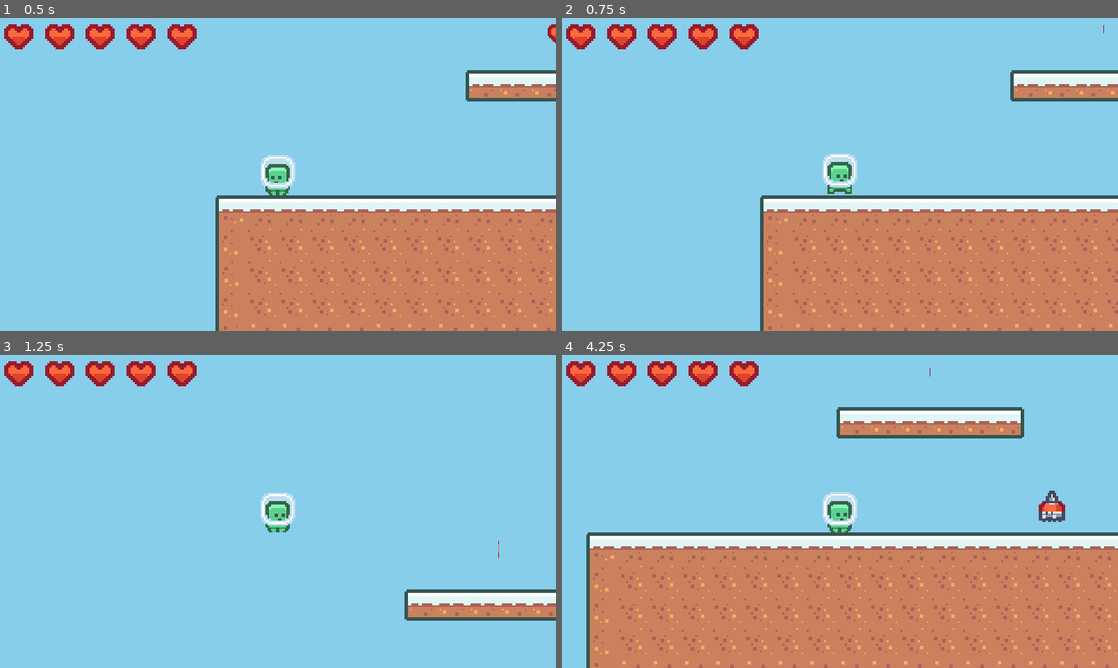
Above: before the commit, frames 1-4 (two rows, left to right).
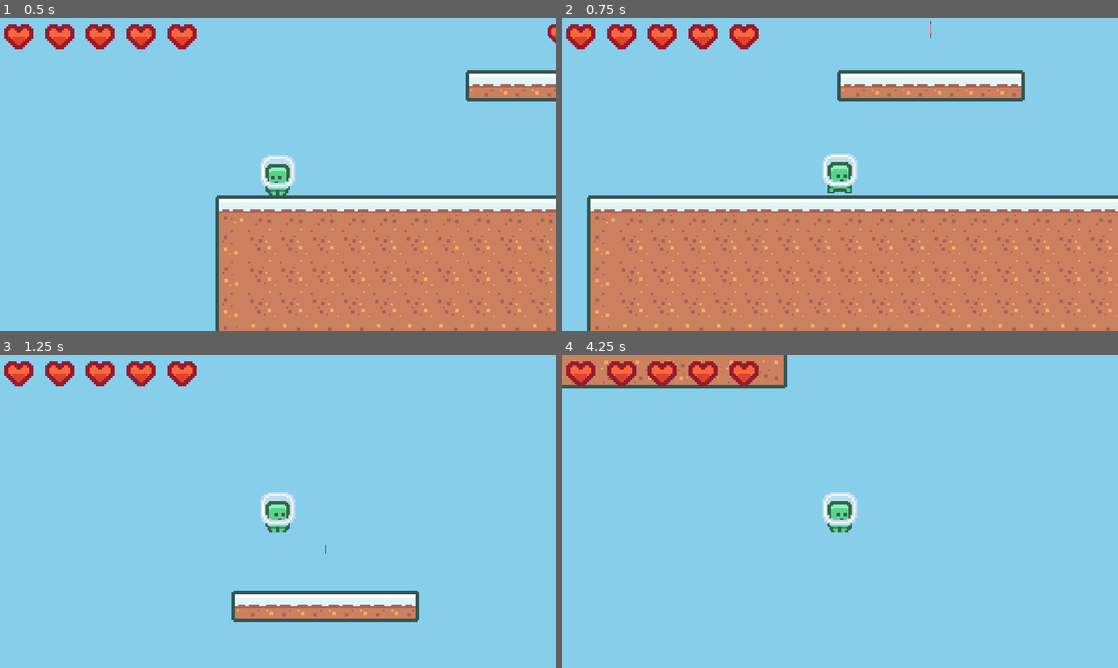
Above: after the commit, the same moments.

Repository: ltecheroffical/Brackeys-Jam-2023
Game: Godot game, scene res://levels/level_1.tscn
Same seed, same stepped clock (60 frames per second), same inputs: the game is played once before the commit and once after it.
Inputs:
- Up to frame 1 (0.5 s): no input
- Up to frame 2 (0.75 s): hold D (right) from 0.53 s (still down); hold Shift (dash, bound only after the commit) from 0.53 s (still down)
- Up to frame 3 (1.25 s): keep holding D (right); keep holding Shift (dash, bound only after the commit); tap Up (jump) at 0.77 s
- Up to frame 4 (4.25 s): release Shift (dash, bound only after the commit) at 1.28 s; tap Shift (dash, bound only after the commit) at 1.35, 2.85 s; tap Up (jump) at 1.52, 3.02, 3.77 s; release D (right) at 2.03 s; hold A (left) 2.03-2.78 s; hold Shift (dash, bound only after the commit) 2.03-2.78 s; hold D (right) from 2.78 s (still down); hold Shift (dash, bound only after the commit) from 3.53 s (still down)

Frame 1 is identical in both runs. In frame 2, 22% of the frame differs, in the area x 4-100%, y 0-100%; in frame 3, 5.8%; in frame 4, 48%, in the area x 0-100%, y 0-100%.

Commit message:
Added Dashing

Diff:
--- a/assets/objects/player.tscn
+++ b/assets/objects/player.tscn
@@ -39,3 +39,7 @@
 
 [node name="DamageTimer" type="Timer" parent="."]
 one_shot = true
+
+[node name="DashTime" type="Timer" parent="."]
+wait_time = 0.1
+one_shot = true
--- a/assets/scripts/player.gd
+++ b/assets/scripts/player.gd
@@ -7,21 +7,41 @@
 
 
 const SPEED = 50.0
+const DASH_SPEED = 1000
+
 const JUMP_VELOCITY = 450.0
 const COYOTE_TIME = 0.2
 
 
 var gravity = ProjectSettings.get_setting("physics/2d/default_gravity")
+
 var timeSinceLeftGround: float = 0.0
+
+var dash_pressed = false
+var dash_direction = 0
 
 
 @onready var damage_timer := $DamageTimer
+
+
+func _process(_delta):
+	if not Input.is_action_pressed("dash") and dash_pressed:
+		dash_pressed = false
+
 
 func _physics_process(delta):
 	if not is_on_floor():
 		velocity.y += gravity * delta
 
 		$Texture.play("idle")
+
+
+	if not $DashTime.is_stopped():
+		velocity.x = dash_direction * DASH_SPEED
+		$Texture.modulate = Color(255, 255, 255, 1)
+	else:
+		$Texture.modulate = Color.WHITE
+
 
 	if is_on_floor():
 		timeSinceLeftGround = 0.0
@@ -33,13 +53,19 @@
 		timeSinceLeftGround = 10
 
 	var direction = Input.get_axis("left", "right")
-	if direction:
+	if direction and $DashTime.is_stopped():
 		$Texture.flip_h = direction > -1
 
-		if is_on_floor():
-			$Texture.play("walk")
+		if Input.is_action_pressed("dash") and not dash_pressed:
+			$DashTime.start()
+			dash_direction = direction
 
-		velocity.x = direction * SPEED
+			dash_pressed = true
+		else:
+			if is_on_floor():
+				$Texture.play("walk")
+
+			velocity.x = direction * SPEED
 	else:
 		$Texture.play("idle")
 		velocity.x = move_toward(velocity.x, 0, SPEED)
--- a/project.godot
+++ b/project.godot
@@ -63,6 +63,11 @@
 , Object(InputEventKey,"resource_local_to_scene":false,"resource_name":"","device":-1,"window_id":0,"alt_pressed":false,"shift_pressed":false,"ctrl_pressed":false,"meta_pressed":false,"pressed":false,"keycode":0,"physical_keycode":32,"key_label":0,"unicode":32,"echo":false,"script":null)
 ]
 }
+dash={
+"deadzone": 0.5,
+"events": [Object(InputEventKey,"resource_local_to_scene":false,"resource_name":"","device":-1,"window_id":0,"alt_pressed":false,"shift_pressed":false,"ctrl_pressed":false,"meta_pressed":false,"pressed":false,"keycode":0,"physical_keycode":4194325,"key_label":0,"unicode":0,"echo":false,"script":null)
+]
+}
 
 [layer_names]
 
